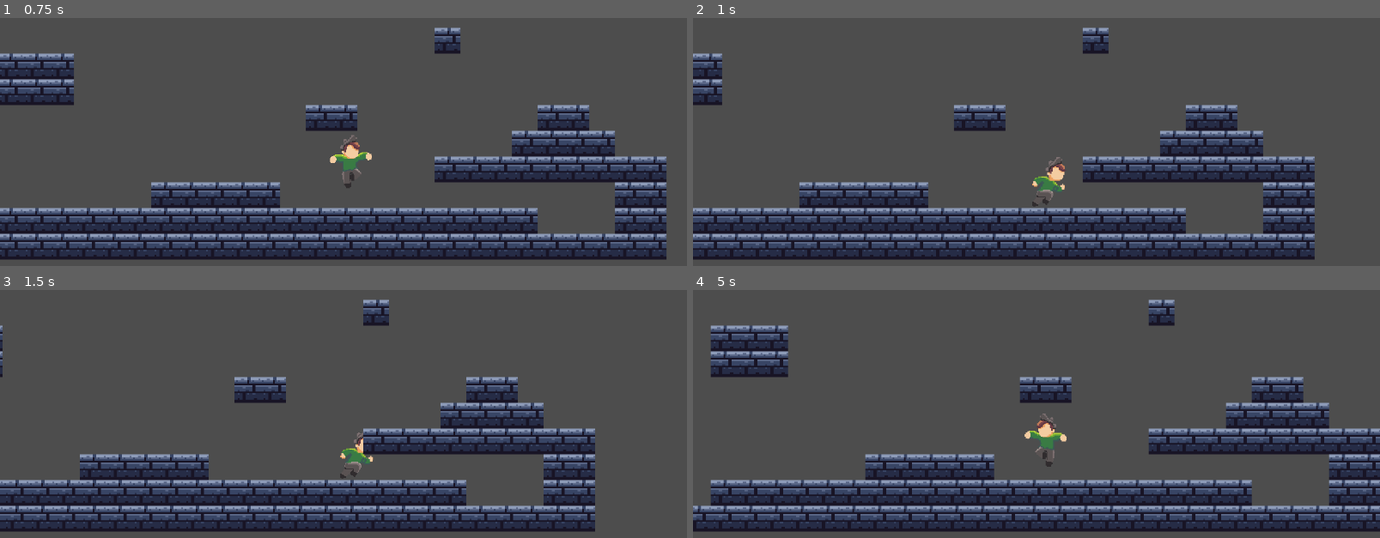
Above: before the commit, frames 1-4 (two rows, left to right).
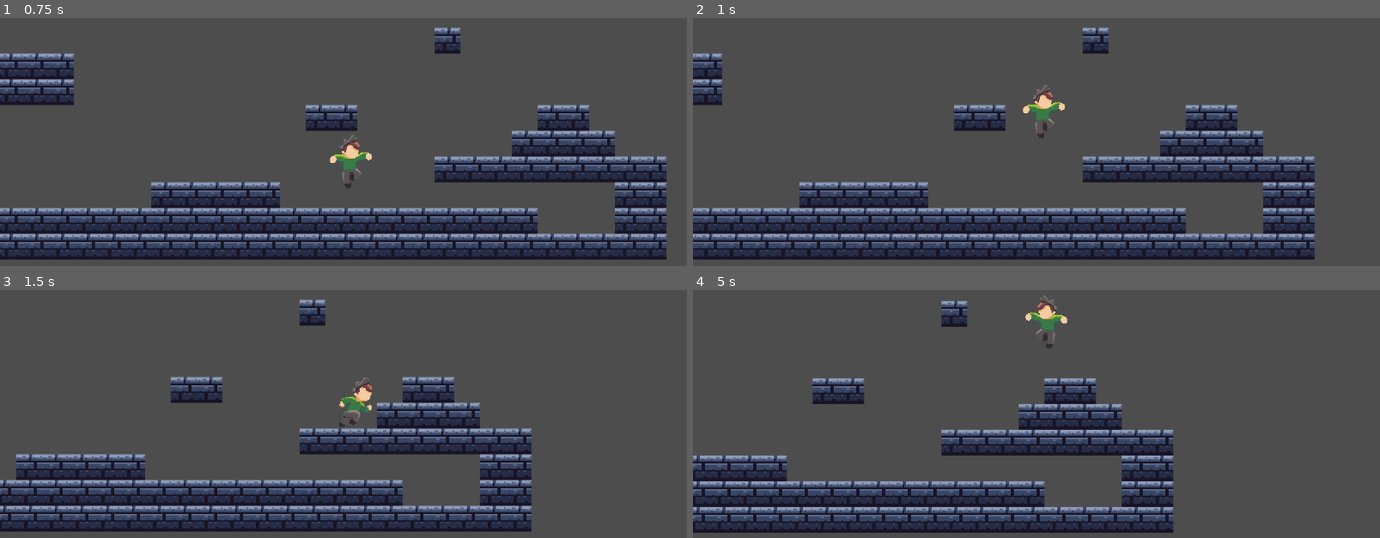
Above: after the commit, the same moments.

Repository: puli-101/movement-prototype
Game: Godot game, scene res://scenes/game.tscn
Two runs of this game, one before a commit and one after it. Both use one fixed random seed, a clock stepped at 60 frames per second and the inputs below.
Inputs:
- Up to frame 1 (0.75 s): tap Enter at 0.5 s; hold D (move_right) from 0.53 s (still down); tap Space (jump) at 0.6 s
- Up to frame 2 (1 s): keep holding D (move_right); tap Space (jump) at 0.77 s
- Up to frame 3 (1.5 s): keep holding D (move_right); tap Space (jump) at 1.07 s; tap S (crouch) at 1.35 s
- Up to frame 4 (5 s): tap Space (jump) at 1.52, 1.55, 1.82, 2.3, 2.85, 3.02, 3.32, 3.77, 3.8, 4.07, 4.52, 4.55, 4.82 s; release D (move_right) at 2.03 s; hold Left (move_left) 2.03-2.78 s; tap Shift (impulse) at 2.1, 4.35 s; hold D (move_right) 2.78-4.28 s; hold S (crouch) 3.53-4.28 s; hold Left (move_left) from 4.28 s (still down)

Frame 1 is identical in both runs. In frame 2, 0.8% of the frame differs, in the area x 48-55%, y 26-76%; in frame 3, 17%; in frame 4, 28%, in the area x 0-100%, y 2-98%.

Commit message:
Added jump buffer and coyote time

Diff:
--- a/scenes/components/advance_jump_component.tscn
+++ b/scenes/components/advance_jump_component.tscn
@@ -2,5 +2,15 @@
 
 [ext_resource type="Script" path="res://scripts/component_scripts/advance_jump_component.gd" id="1_bq2s4"]
 
-[node name="AdvanceJumpComponent" type="Node"]
+[node name="AdvanceJumpComponent" type="Node" node_paths=PackedStringArray("jump_buffer_timer", "coyote_timer")]
 script = ExtResource("1_bq2s4")
+jump_buffer_timer = NodePath("JumpBufferTimer")
+coyote_timer = NodePath("CoyoteTimer")
+
+[node name="JumpBufferTimer" type="Timer" parent="."]
+wait_time = 0.1
+one_shot = true
+
+[node name="CoyoteTimer" type="Timer" parent="."]
+wait_time = 0.08
+one_shot = true
--- a/scripts/component_scripts/advance_jump_component.gd
+++ b/scripts/component_scripts/advance_jump_component.gd
@@ -1,24 +1,70 @@
 extends Node
 class_name AdvancedJumpComponent
+
+#Exports
+@export_subgroup("Nodes")
+@export var jump_buffer_timer: Timer
+@export var coyote_timer: Timer
 
 @export_subgroup("Settings")
 @export var jump_velocity: float = -350.0
 
+#Variables
 var is_going_up: bool = false
+var is_jumping: bool = false
+var last_frame_on_floor: bool = false
+
+#Dtermine if player has just landed
+func has_just_landed(body: CharacterBody2D) -> bool:
+	return body.is_on_floor() and not last_frame_on_floor and is_jumping
+
+#Determine if player has just fallen off a ledge
+func has_just_stepped_off_ledge(body: CharacterBody2D) -> bool:
+	return not body.is_on_floor() and last_frame_on_floor and not is_jumping
+
+#Determine if player is allowed to jump
+func is_allowed_to_jump(body: CharacterBody2D, want_to_jump: bool) -> bool:
+	return want_to_jump and (body.is_on_floor() or not coyote_timer.is_stopped())
 
 #Determine if player wants to jump
 func handle_jump(body: CharacterBody2D, want_to_jump: bool, jump_released: bool) -> void:
-	if want_to_jump and body.is_on_floor():
+	if has_just_landed(body):
+		is_jumping = false
+
+	if is_allowed_to_jump(body, want_to_jump):
 		jump(body)
 
-	handle_jump_height(body, jump_released)
+	handle_coyote_time(body) #If player wants to jump after falling off a ledge
+	handle_jump_buffer(body, want_to_jump) #If player wants to jump and is not on floor
+	handle_jump_height(body, jump_released)#If player wants to stop jumping
+
 	is_going_up = body.velocity.y < 0 and not body.is_on_floor()
+	last_frame_on_floor = body.is_on_floor()
 
 #Stop jumping if jump button is released before reaching max height
 func handle_jump_height(body: CharacterBody2D, jump_released:bool) -> void:
 	if jump_released and is_going_up:
 		body.velocity.y = 0
 
+#Let player jump if they pressed jump button before touching the floor
+func handle_jump_buffer(body: CharacterBody2D, want_to_jump: bool) -> void:
+	if want_to_jump and not body.is_on_floor():
+		jump_buffer_timer.start()
+	if body.is_on_floor() and not jump_buffer_timer.is_stopped():
+		jump(body)
+
+#Let player jump if they pressed jump button after falling off a ledge
+func handle_coyote_time(body: CharacterBody2D) -> void:
+	if has_just_stepped_off_ledge(body):
+		coyote_timer.start()
+
+	#Maintain player hovering in the air during coyote time
+	if not coyote_timer.is_stopped() and not is_jumping:
+		body.velocity.y = 0
+
 #Jump action
 func jump(body:CharacterBody2D) -> void:
 	body.velocity.y = jump_velocity
+	is_jumping = true
+	jump_buffer_timer.stop() #Stop buffer to avoid double jumping
+	coyote_timer.stop() #Stop coyote time to avoid double jumping
